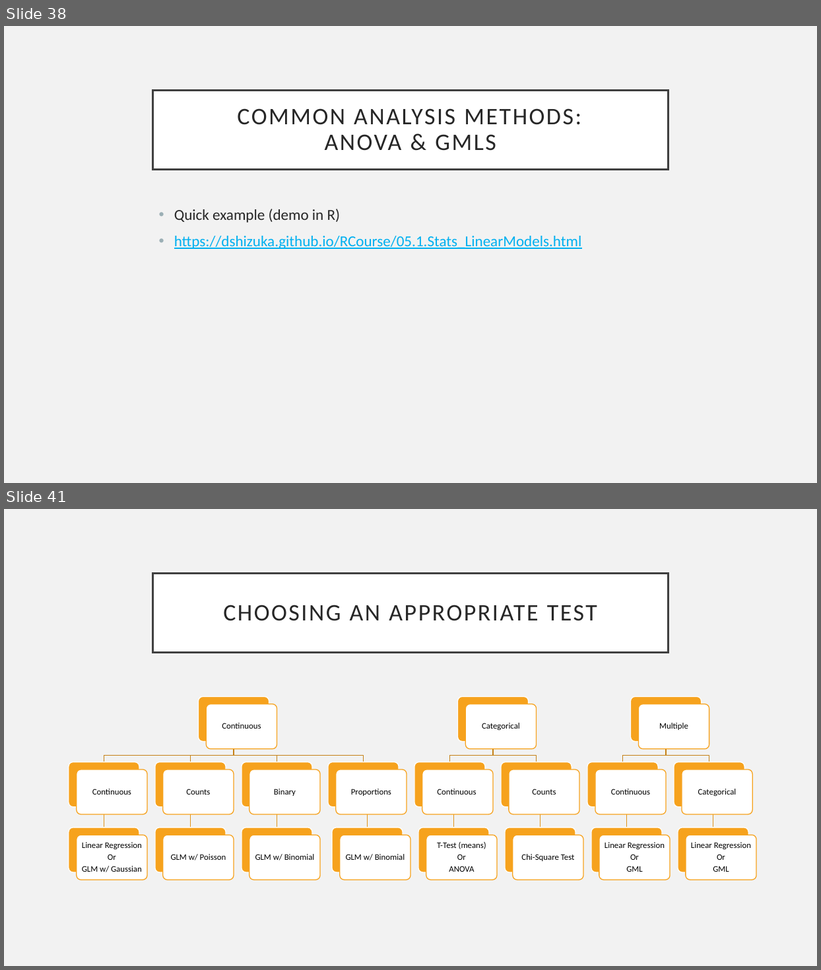
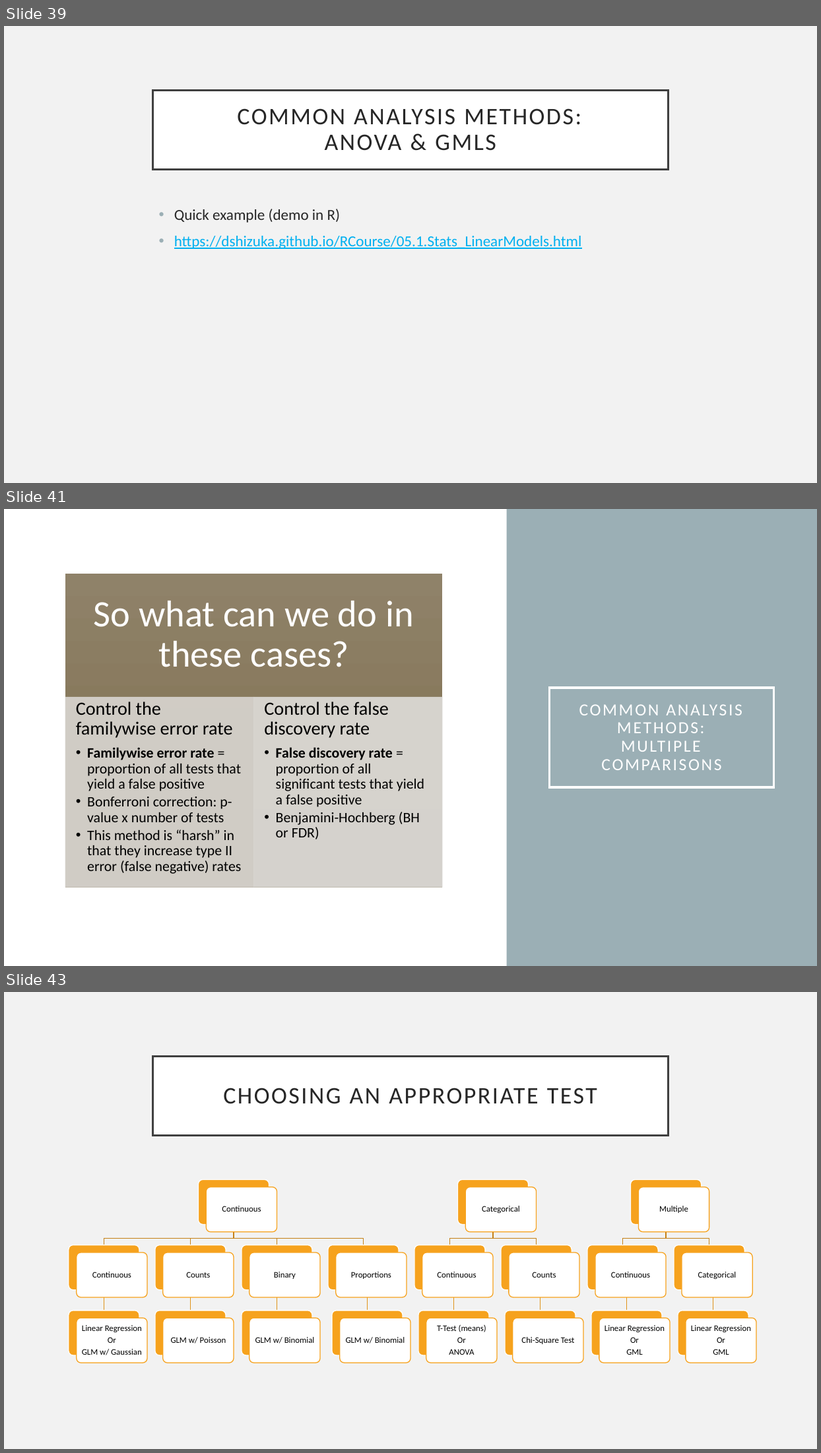
Before and after one commit to eholdmore/StatsForCompBio, a slide deck: Stats-for-Comp-Bio.pptx. Shown one above the other, each under a label of ours: slides 38 and 41 before the commit, slides 39, 41 and 43 after it; the slides between them are not shown. The pictures are 821x970 and 821x1453 pixels, drawn with LibreOffice and Linux fonts; fonts in the diff are those of the drawing. Boxes give left, top, right and bottom in pixels: in the first picture for what was removed or moved away, otherwise in the second. Text is boxed around its words. In the diff, an @@ line names an element or a change of style, - is before the commit and + after.

```diff
--- a/Stats-for-Comp-Bio.pptx
+++ b/Stats-for-Comp-Bio.pptx
@@ slide 41 added at (x1=4, y1=509, x2=817, y2=966), background #FFFFFF @@
@@ rectangle added at (x1=507, y1=509, x2=817, y2=966), fill #9BAFB5 @@
@@ group added at (x1=65, y1=574, x2=443, y2=889): 3 rectangles, 3 texts @@
+So what can we do in these cases?
+Control the familywise error rate
+  • Familywise error rate = proportion of all tests that yield a false positive
+  • Bonferroni correction: p-value x number of tests
+  • This method is “harsh” in that they increase type II error (false negative) rates
+Control the false discovery rate
+  • False discovery rate = proportion of all significant tests that yield a false positive
+  • Benjamini-Hochberg (BH or FDR)
@@ title added at (x1=550, y1=688, x2=774, y2=788), outline #FFFFFF 2.5 pt, 20 pt, text #FFFFFF @@
+COMMON ANALYSIS METHODS:
+MULTIPLE COMPARISONS
@@ what was slide 38 is now slide 39 @@
@@ what was slide 41 is now slide 43 @@
```
Also in this commit, not shown: 4 slides changed, 1 other slide added, 3 other files.
